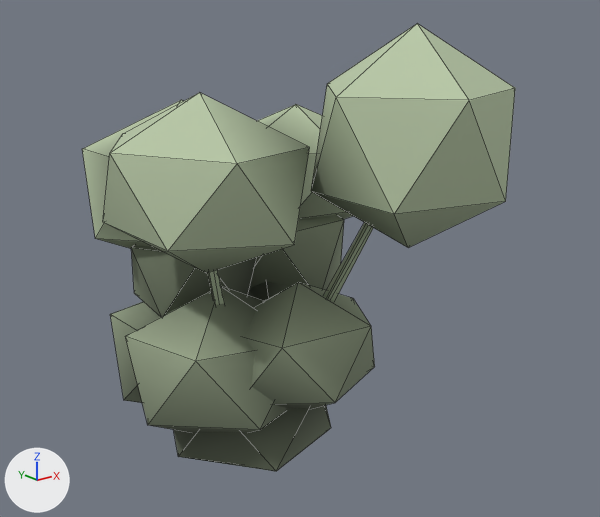
The glTF model html/assets/models/shrub_spreading.glb: old version first, new version second.
Rendered twice from a camera (50 mm lens) standing at (-0.985, -1.424, 1.044) and looking at (0.087, -0.083, 0.508). The lights are fixed; the arrows at lower left show +X, +Y and +Z. The older version comes first. Mesh edges are drawn as thin lines. Vertices at exactly the same position are counted once.

In view in the first picture: 'bark', 'foliage'.
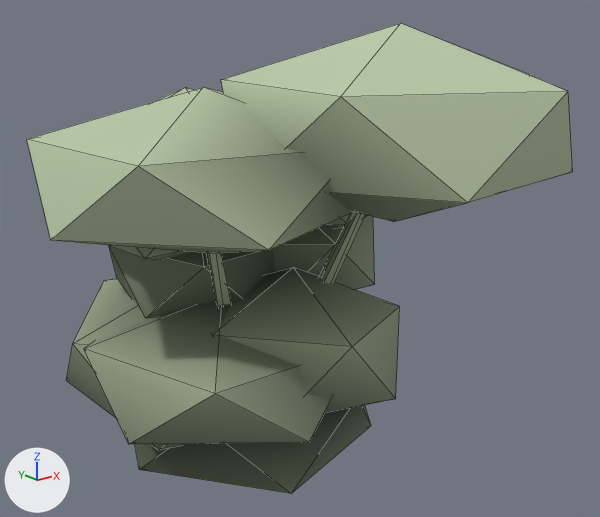
Scene script edits in JSON lines:
```json
{"block": "me_bark", "where": "# used by ob_bark; location = (0.0, 0.0, 0.0)"}
{"op": "remove", "block": "me_bark", "code": "me_bark.from_pydata(...)  # 37 vertices, 64 faces; spans x -0.185..0.275, y -0.319..0.23, z 0.03..0.791"}
{"op": "add", "block": "me_bark", "code": "me_bark.from_pydata(...)  # 37 vertices, 64 faces; spans x -0.174..0.254, y -0.295..0.214, z 0.036..0.814"}
{"block": "me_bark", "change": "me_bark part 1: the whole mesh is rebuilt"}
{"block": "me_foliage", "where": "# used by ob_foliage; location = (0.0, 0.0, 0.0)"}
{"op": "remove", "block": "me_foliage", "code": "me_foliage.from_pydata(...)  # 156 vertices, 260 faces; spans x -0.327..0.484, y -0.5..0.417, z 0.0..1.0"}
{"op": "add", "block": "me_foliage", "code": "me_foliage.from_pydata(...)  # 156 vertices, 260 faces; spans x -0.465..0.576, y -0.597..0.474, z 0.0..1.0"}
{"block": "me_foliage", "change": "me_foliage part 2: the loose piece of 12 vertices spanning x -0.194..0.185, y -0.191..0.169, z 0.0..0.343 is scaled about its middle by (1.49, 1.49, 1.03), then moved by (0.0, 0.001, 0.006)"}
{"block": "me_foliage", "change": "me_foliage part 3: 120 of 156 vertices moved; they spanned x -0.327..0.484, y -0.5..0.417, z 0.094..1.0 and now span x -0.465..0.576, y -0.597..0.474, z 0.078..1.0; mean shift (-0.004, -0.003, 0.016); largest move (0.051, 0.417, 0.721) -> (-0.339, 0.1, 0.745)"}
{"block": "me_foliage", "change": "me_foliage part 4: 89 faces centred in x -0.255..0.386, y -0.319..0.389, z 0.063..0.812 are repainted in the vertex colours; the middle colour goes from grey #a4a4a4 to grey #a8a8a8"}
{"block": "me_foliage", "change": "me_foliage part 5: 31 faces centred in x -0.198..0.302, y -0.113..0.311, z 0.158..0.727 are repainted in the vertex colours; the middle colour goes from grey #a4a4a4 to dark grey #5e5e5e"}
{"block": "me_foliage", "change": "me_foliage part 6: 23 faces centred in x -0.176..0.149, y -0.127..0.241, z 0.158..0.551 are repainted in the vertex colours; the middle colour goes from dark grey #5b5b5b to grey #a8a8a8"}
{"block": "me_foliage", "change": "me_foliage part 7: 29 faces centred in x -0.186..0.185, y -0.125..0.218, z 0.158..0.407 are repainted in the vertex colours; the middle colour goes from dark grey #595959 to dark grey #5a5a5a"}
{"block": "me_foliage", "change": "other edits to the shape of me_foliage do not show in these pictures"}
```

Pixel boxes (x1, y1, x2, y2) of what changed, in the pictures (600 x 517 px; the box of a moved part takes in the faces that stretch with it):
```json
{"object": "foliage", "change": "reshaped, recoloured", "before": [82, 24, 515, 471], "after": [27, 23, 573, 493], "on screen": "26% wider"}
{"object": "bark", "change": "reshaped", "before": [208, 222, 373, 305], "after": [206, 212, 365, 306], "on screen": "13% taller"}
{"part": 2, "of": "me_foliage", "change": "moved or reshaped", "before": [174, 405, 331, 471], "after": [135, 405, 371, 493]}
{"part": 3, "of": "me_foliage", "change": "moved or reshaped", "before": [82, 24, 515, 433], "after": [27, 23, 573, 450]}
{"part": 4, "of": "me_foliage", "change": "recoloured", "before": [82, 100, 408, 433], "after": [84, 87, 466, 444]}
{"part": 5, "of": "me_foliage", "change": "recoloured", "before": [99, 154, 317, 317]}
{"part": 6, "of": "me_foliage", "change": "recoloured", "before": [124, 257, 269, 403], "after": [66, 252, 204, 450]}
{"part": 7, "of": "me_foliage", "change": "recoloured", "before": [222, 287, 263, 310], "after": [160, 444, 182, 450]}
```
